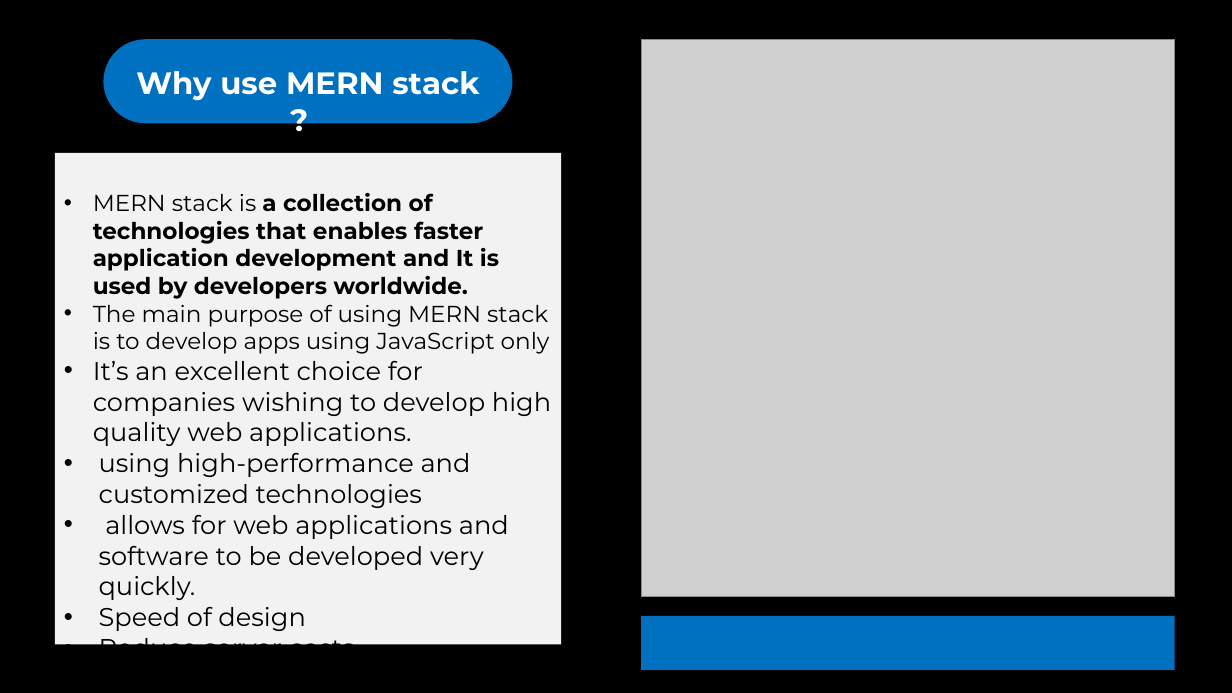
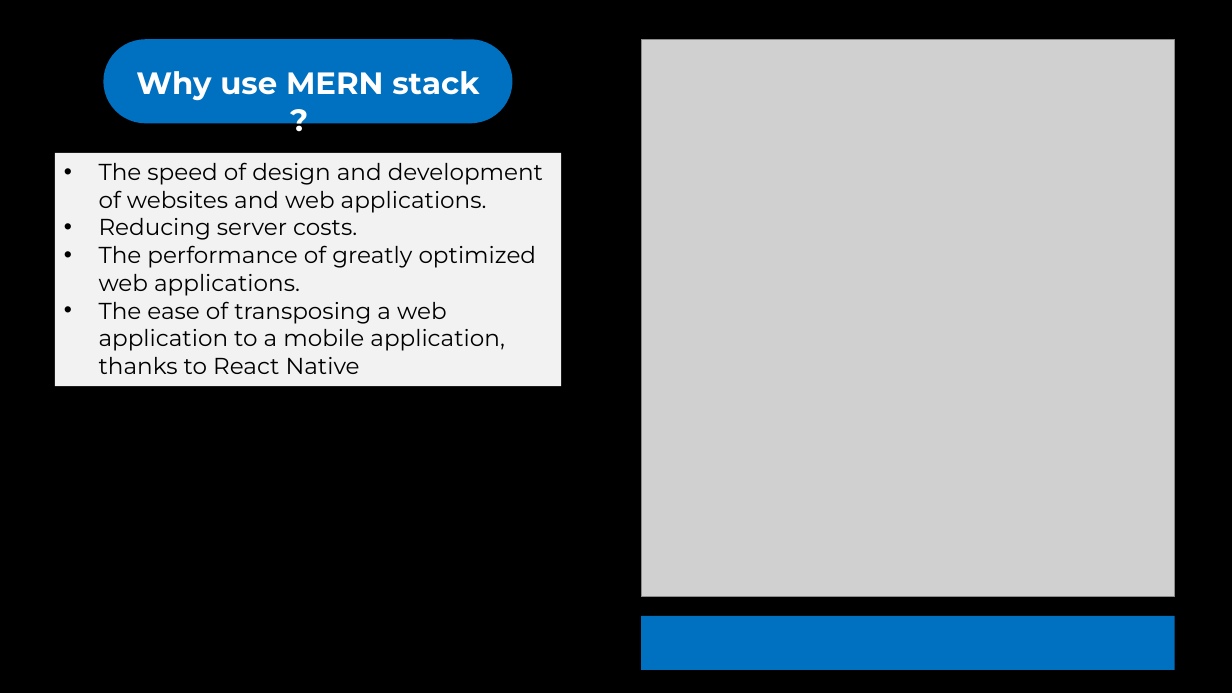
Before and after one commit to JoeHossam/equanimity, a slide deck: slide 38 of equanimityppt_editing.pptx (slide 34 before the commit). Drawn at 1232x693 pixels with LibreOffice and Linux fonts; fonts in the diff are those of the drawing; grey boxes stand for pictures. Boxes give left, top, right and bottom in pixels: in the first picture for what was removed or moved away, otherwise in the second. Text is boxed around its words. In the diff, an @@ line names an element or a change of style, - is before the commit and + after.

```diff
--- a/equanimityppt_editing.pptx
+++ b/equanimityppt_editing.pptx
@@ rectangle "The speed of design and ...": place and size @@
-rectangle "The speed of design and ..." at (55, 153, 561, 645)
+rectangle "The speed of design and ..." at (55, 153, 561, 386)
@@ text in rectangle at (99, 162, 543, 374): text changed; size 20 to 18 pt @@
-• MERN stack is a collection of technologies that enables faster application development and It is used by developers worldwide.
-• The main purpose of using MERN stack is to develop apps using JavaScript only
-• It’s an excellent choice for companies wishing to develop high quality web applications.
-• using high-performance and customized technologies
-• allows for web applications and software to be developed very quickly.
-• Speed of design
-• Reduce server costs
+• The speed of design and development of websites and web applications.
+• Reducing server costs.
+• The performance of greatly optimized web applications.
+• The ease of transposing a web application to a mobile application, thanks to React Native
```
Also in this commit, not shown: 4 other slides changed, 12 slides added, 6 slides removed.
